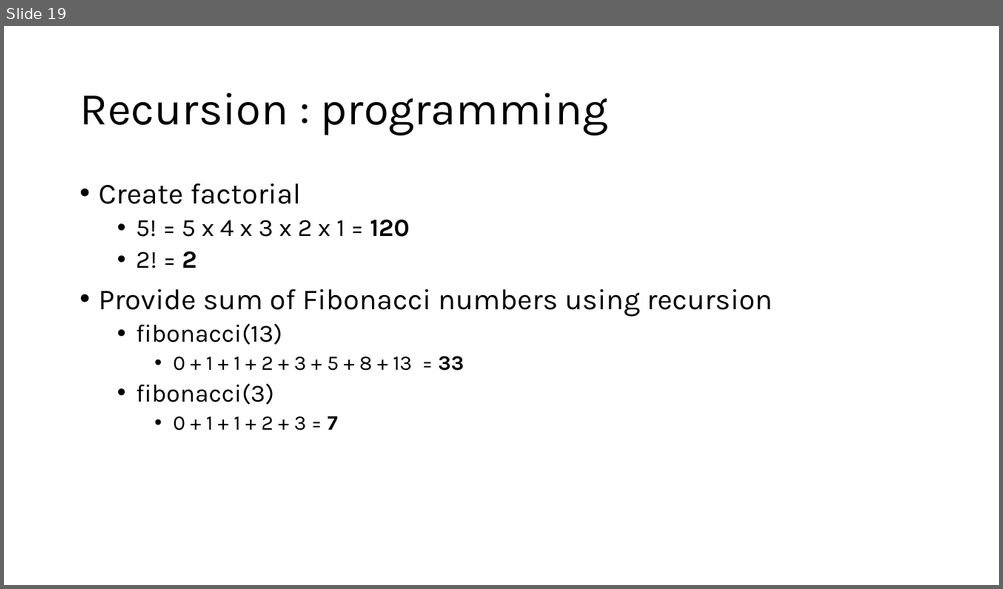
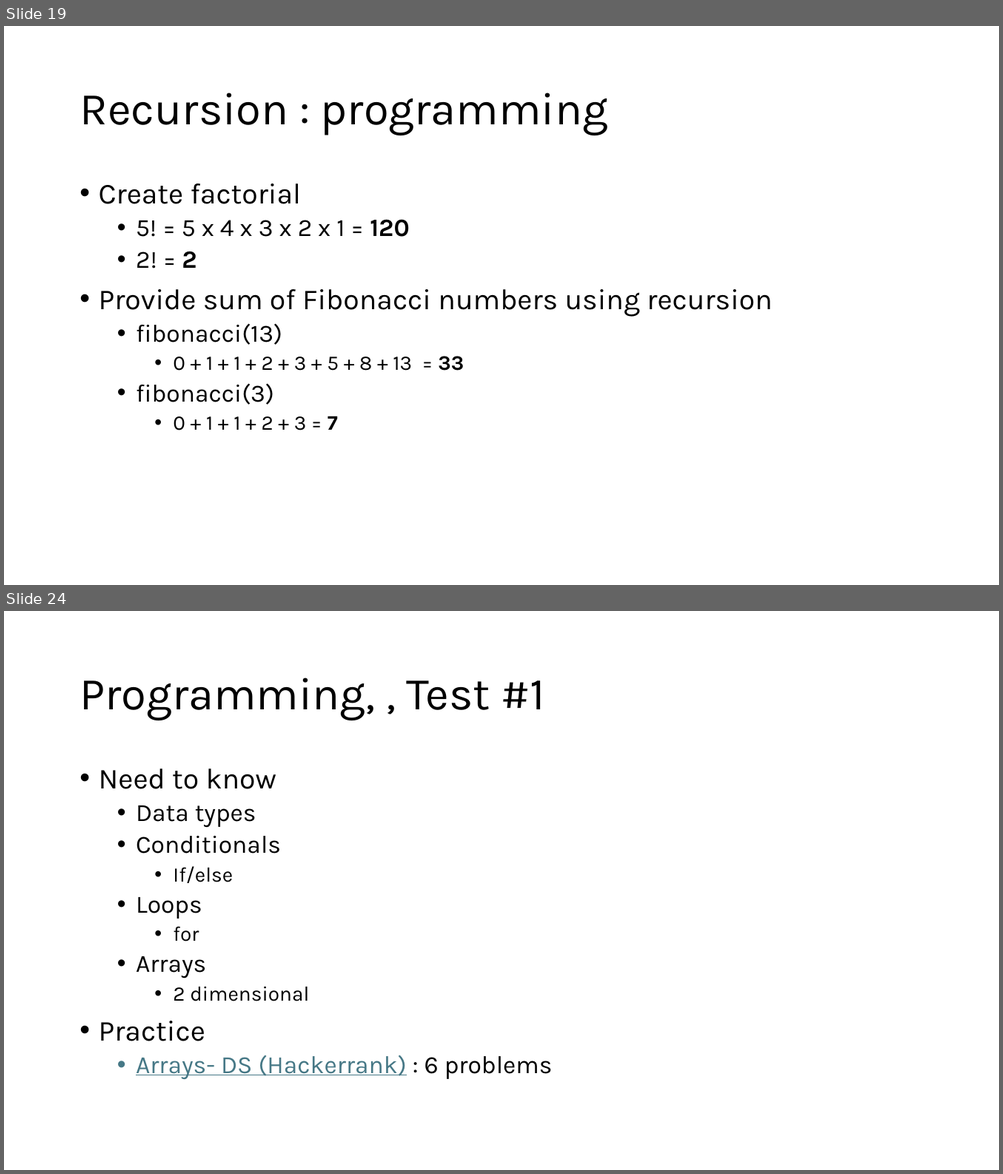
Before and after one commit to MoklaEducation/ems_winter_2025_acsl101, a slide deck: all/ExploringCSConceptsViaACSLCompetitions_all.pptx. Shown one above the other, each under a label of ours: slide 19 before the commit, slides 19 and 24 after it; the slides between them are not shown. The pictures are 1003x589 and 1003x1174 pixels, drawn with LibreOffice and Linux fonts; fonts in the diff are those of the drawing. Boxes give left, top, right and bottom in pixels: in the first picture for what was removed or moved away, otherwise in the second. Text is boxed around its words. In the diff, an @@ line names an element or a change of style, - is before the commit and + after.

Commit message:
week 4 , functions, array practice

```diff
--- a/all/ExploringCSConceptsViaACSLCompetitions_all.pptx
+++ b/all/ExploringCSConceptsViaACSLCompetitions_all.pptx
@@ slide 24 added at <box>4,611,999,1170</box>, background #FFFFFF @@
@@ title added at <box>79,678,545,721</box>, 44 pt, text #000000 @@
+Programming, , Test #1
@@ text added at <box>99,769,552,1079</box>, 24 pt, text #000000 @@
+• Need to know
+  • Data types
+  • Conditionals
+    • If/else
+  • Loops
+    • for
+  • Arrays
+    • 2 dimensional
+• Practice
+  • Arrays- DS (Hackerrank) : 6 problems
```
Also in this commit, not shown: 2 slides changed, 4 other slides added, 1 other file.
